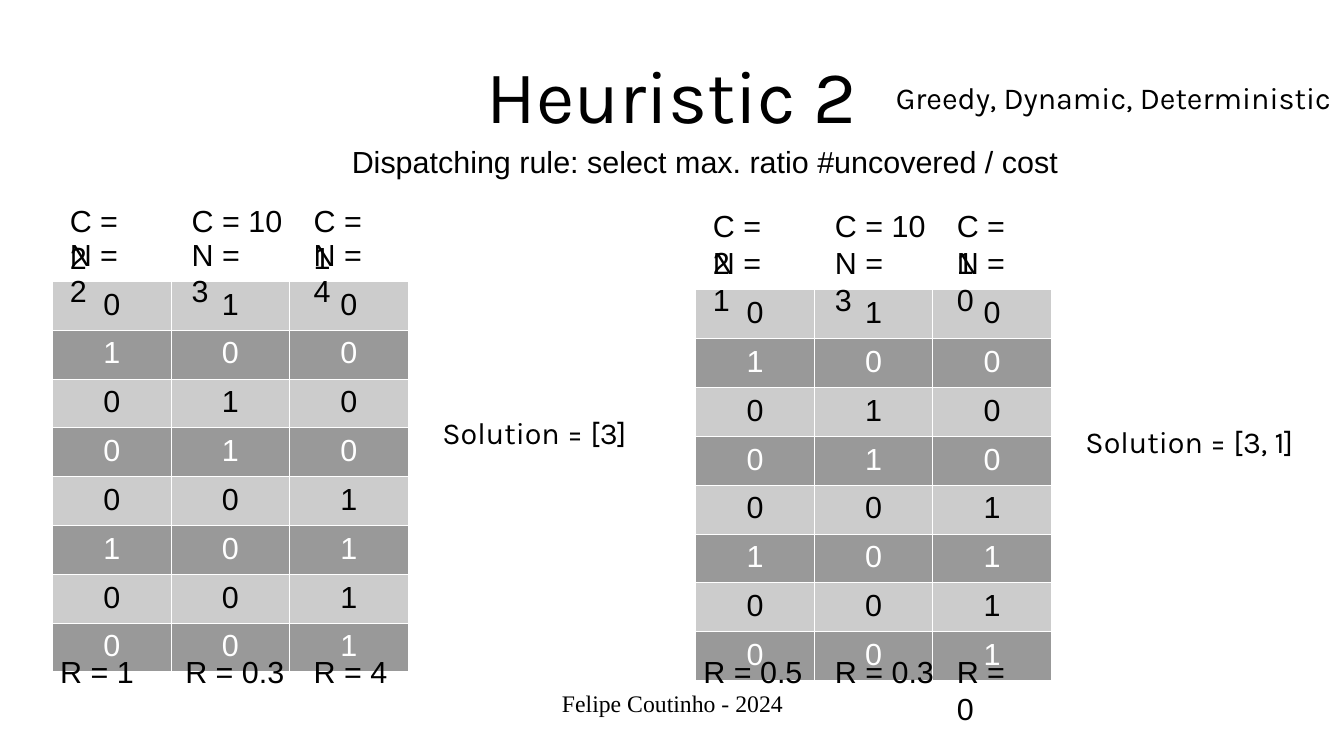
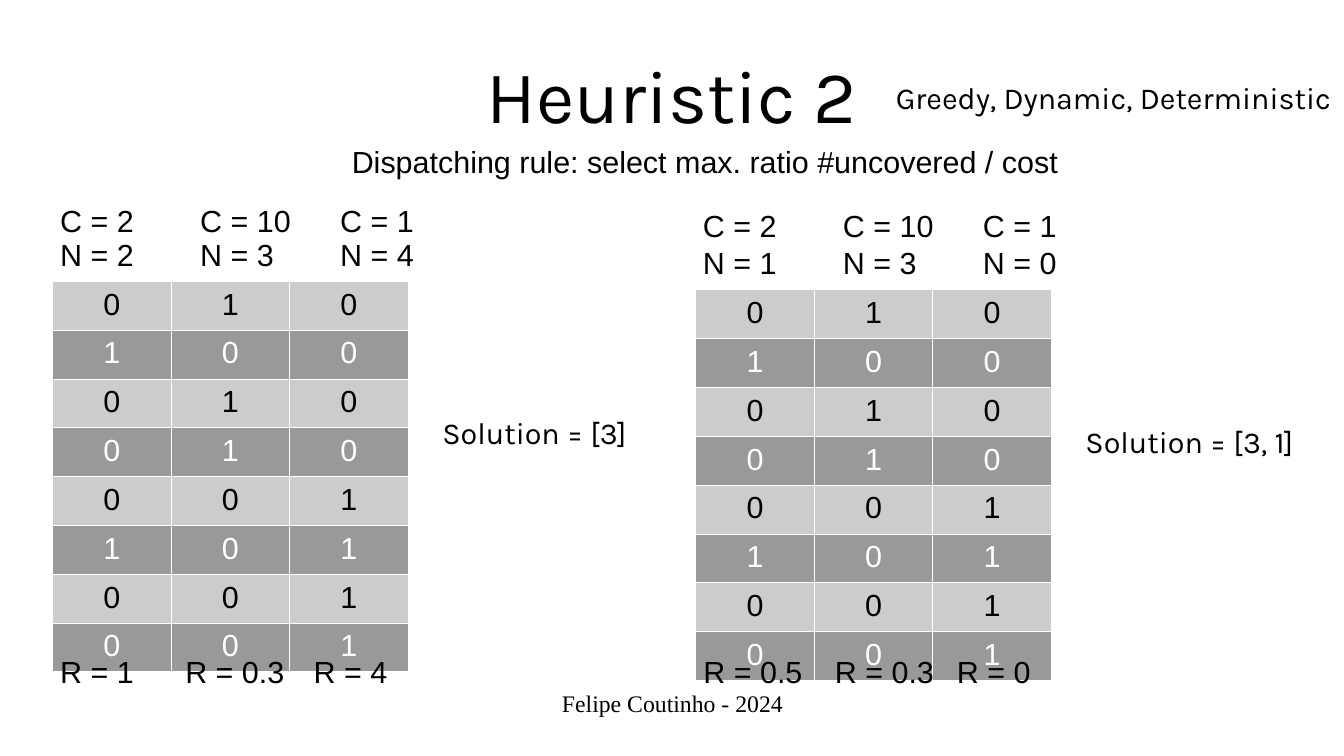
Before and after one commit to fcoelhomrc/heuristics, a slide deck: slide 4 of set-covering-problem/presentation.odp. Drawn at 1344x756 pixels with LibreOffice and Linux fonts; fonts in the diff are those of the drawing. Boxes give left, top, right and bottom in pixels: in the first picture for what was removed or moved away, otherwise in the second. Text is boxed around its words. In the diff, an @@ line names an element or a change of style, - is before the commit and + after.

```diff
--- a/set-covering-problem/presentation.odp
+++ b/set-covering-problem/presentation.odp
@@ text "C = 2" rewrapped from [70, 210, 92, 302] to [60, 210, 134, 233] @@
@@ text "C = 10": place and size @@
-text "C = 10" at [192, 210, 282, 233]
+text "C = 10" at [200, 210, 291, 233]
@@ text "C = 1" rewrapped from [314, 210, 336, 269] to [340, 210, 414, 233] @@
@@ text "C = 2" rewrapped from [713, 215, 735, 274] to [703, 215, 777, 238] @@
@@ text "C = 10": place and size @@
-text "C = 10" at [835, 215, 926, 238]
+text "C = 10" at [843, 215, 934, 238]
@@ text "C = 1" rewrapped from [957, 215, 979, 274] to [983, 215, 1057, 238] @@
@@ text "N = 2" rewrapped from [70, 245, 92, 269] to [60, 244, 134, 266] @@
@@ text "N = 3" rewrapped from [192, 245, 214, 303] to [200, 244, 274, 267] @@
@@ text "N = 4" rewrapped from [314, 245, 336, 302] to [340, 245, 414, 266] @@
@@ text "N = 1" rewrapped from [713, 252, 735, 311] to [703, 253, 777, 274] @@
@@ text "N = 3" rewrapped from [835, 253, 857, 312] to [843, 252, 917, 275] @@
@@ text "N = 0" rewrapped from [957, 253, 979, 312] to [983, 252, 1057, 275] @@
@@ text "R = 0" rewrapped from [957, 662, 979, 721] to [957, 662, 1031, 689] @@
```
Also in this commit, not shown: 2 other slides changed, 4 other files.
